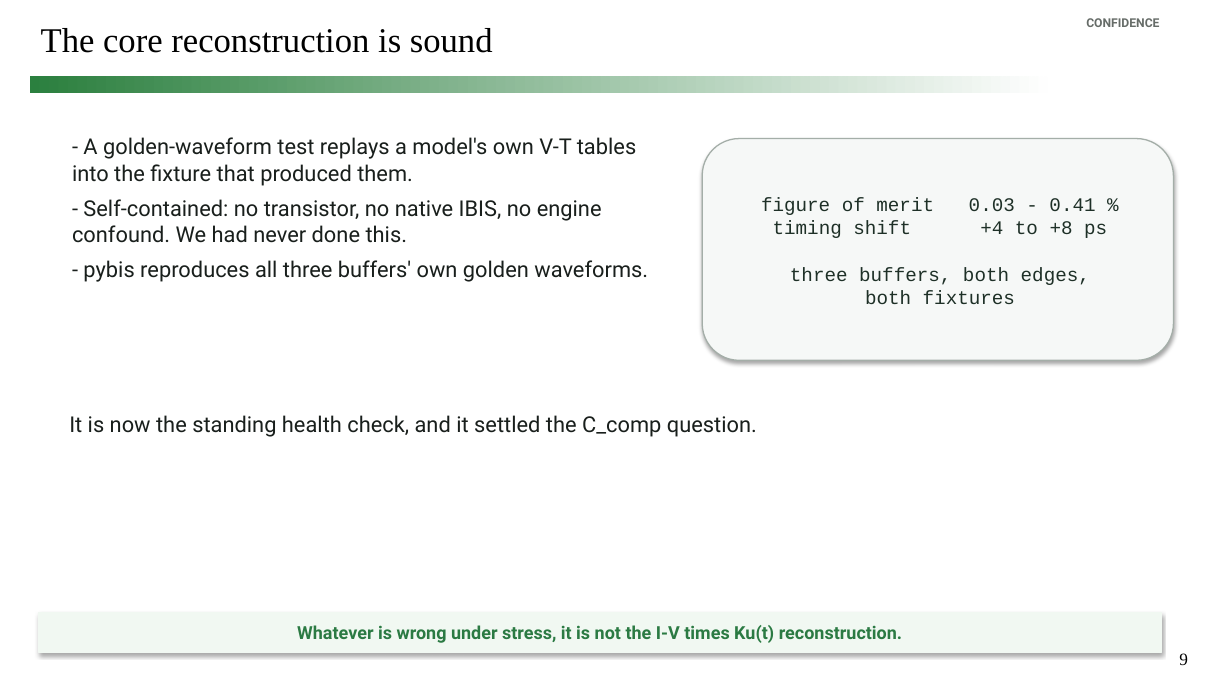
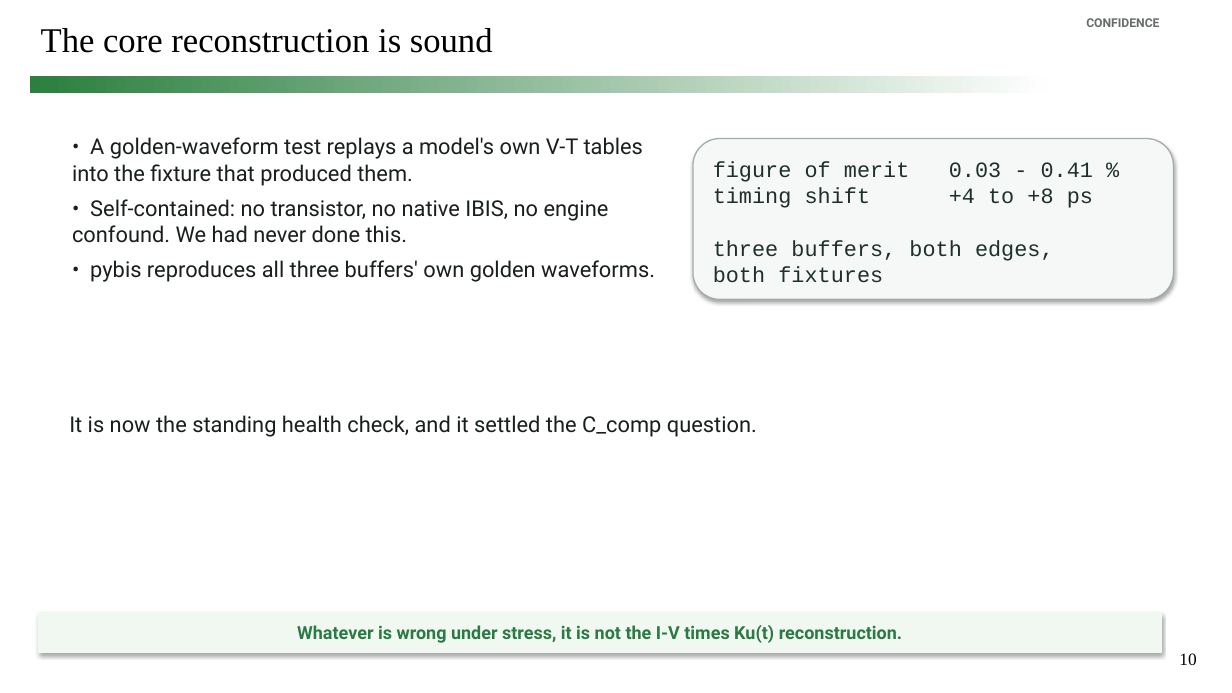
Before and after one commit to simon9721/ibis_comparison, a slide deck: slide 10 of results/meeting_deck_2026-09-04/ibis_pybis_status_2026-09-04.pptx (slide 9 before the commit). Drawn at 1232x693 pixels with LibreOffice and Linux fonts; fonts in the diff are those of the drawing. Boxes give left, top, right and bottom in pixels: in the first picture for what was removed or moved away, otherwise in the second. Text is boxed around its words. In the diff, an @@ line names an element or a change of style, - is before the commit and + after.

```diff
--- a/results/meeting_deck_2026-09-04/ibis_pybis_status_2026-09-04.pptx
+++ b/results/meeting_deck_2026-09-04/ibis_pybis_status_2026-09-04.pptx
@@ text at (72,137,655,282): text changed @@
-- A golden-waveform test replays a model's own V-T tables into the fixture that produced them.
-- Self-contained: no transistor, no native IBIS, no engine confound. We had never done this.
-- pybis reproduces all three buffers' own golden waveforms.
+• A golden-waveform test replays a model's own V-T tables into the fixture that produced them.
+• Self-contained: no transistor, no native IBIS, no engine confound. We had never done this.
+• pybis reproduces all three buffers' own golden waveforms.
@@ rounded rectangle "figure of merit 0.03 - ...": place and size @@
-rounded rectangle "figure of merit 0.03 - ..." at (702,139,1174,360)
+rounded rectangle "figure of merit 0.03 - ..." at (693,139,1174,299)
@@ rounded rectangle "figure of merit 0.03 - ..." at (693,139,1174,299): vertical alignment middle to top @@
@@ text in rounded rectangle at (713,161,1093,283): text changed; size 15 to 17 pt @@
-figure of merit 0.03 - 0.41 %
-timing shift +4 to +8 ps
-three buffers, both edges,
-both fixtures
+figure of merit 0.03 - 0.41 %
+timing shift +4 to +8 ps
+three buffers, both edges,
+both fixtures
@@ page number at (1179,653,1196,665): text changed @@
-9
+10
```
Also in this commit, not shown: 8 other slides changed, 1 slide added, 13 other files.
